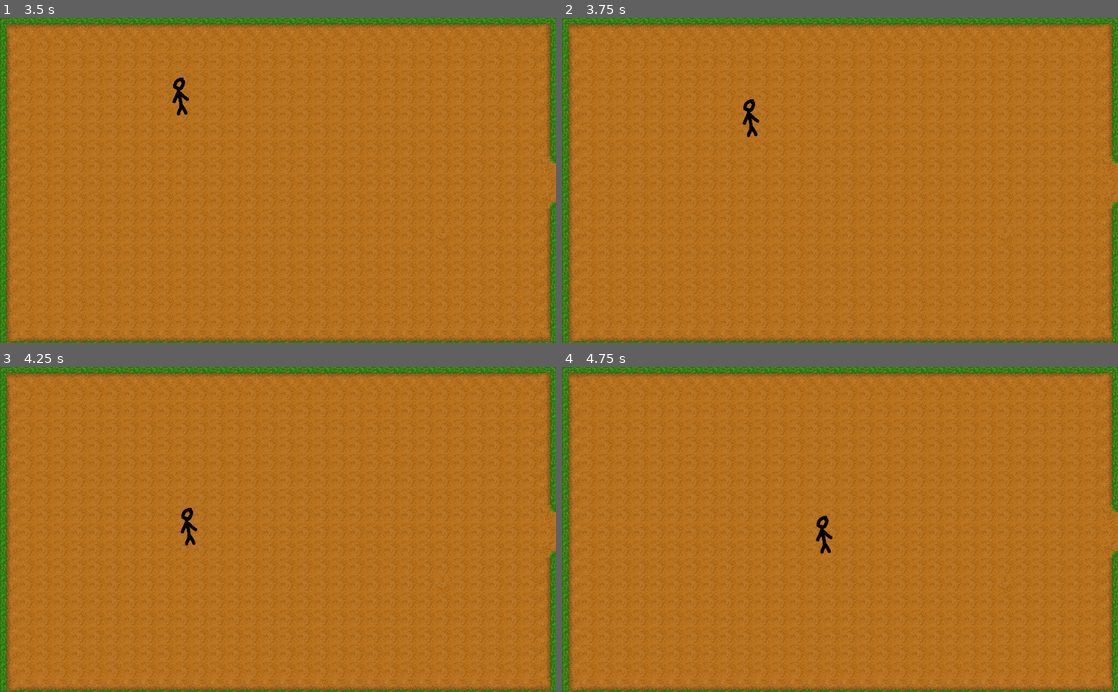
Above: before the commit, frames 1-4 (two rows, left to right).
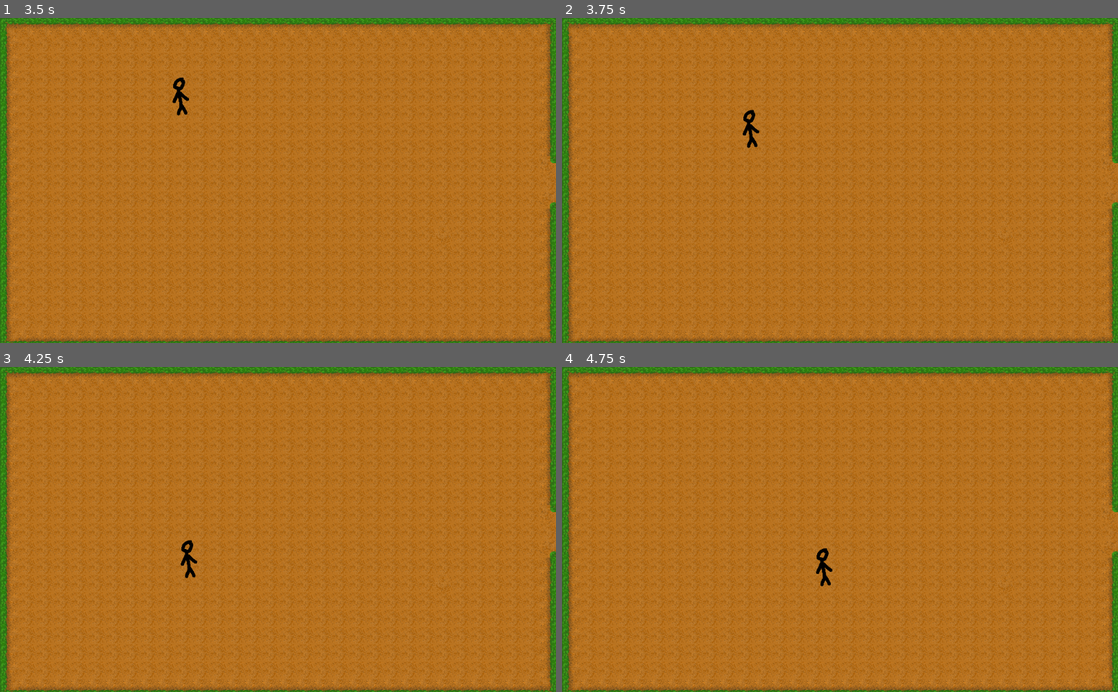
Above: after the commit, the same moments.

Repository: stoodleyc/farm
Game: Godot game, scene res://main menu.tscn
Two runs of this game, one before a commit and one after it. Both use one fixed random seed, a clock stepped at 60 frames per second and the inputs below. The project has no main scene, so this scene is started directly.
Inputs:
- Up to frame 1 (3.5 s): click "new game" at 0.5 s; click "1" at 1.25 s; click "done" at 2 s; tap Enter (ui_accept) at 2.75 s; hold D (move right) from 2.78 s (still down); hold Enter (ui_accept) from 2.78 s (still down)
- Up to frame 2 (3.75 s): release D (move right) at 3.53 s; release Enter (ui_accept) at 3.53 s; hold S (move down) from 3.53 s (still down); tap Enter (ui_accept) at 3.6 s
- Up to frame 3 (4.25 s): keep holding S (move down); tap Enter (ui_accept) at 3.77, 4.07 s
- Up to frame 4 (4.75 s): release S (move down) at 4.28 s; hold D (move right) from 4.28 s (still down); hold Enter (ui_accept) from 4.28 s (still down)

Frame 1 is identical in both runs. In frame 2, 0.2% of the frame differs, in the area x 32-36%, y 24-40%; in frame 3, 0.3%, in the area x 32-36%, y 43-65%; in frame 4, 0.3%.
Error before the commit: Invalid set index 'visible' (on base: 'null instance') with value of type 'bool'. (res://player.gd:50)

Commit message:
comments

Diff:
--- a/Quit.gd
+++ b/Quit.gd
@@ -1,21 +1,21 @@
 extends PopupPanel
 
 
-
+#closes popup when escape pressed
 func _process(_delta):
 	if Input.is_action_just_released("pause"):
 		visible = false
 
-
+#opens confirmation popup when quit without saving button pressed
 func _on_quit_without_saving_pressed():
 	visible = true
 
-
+#unpauses game and changes scene to main menu when comfirmation button pressed
 func _on_quit_pressed():
 	get_tree().paused = false
 	get_tree().change_scene("res://main menu.tscn");
 
 
-
+#
 func _on_dont_quit_pressed():
 	visible = false
--- a/continue.gd
+++ b/continue.gd
@@ -1,11 +1,14 @@
 extends PopupPanel
-
+#the variables shortened are just here to make the code more readable
 onready var data = SaveFiles.game_data
-
+#list of valid current variables
 var currentlist = ["user://save_1.save","user://save_2.save","user://save_3.save","user://save_4.save","user://save_5.save"]
 
 
-
+#checks if the current variable is in the list of valid currents if so
+#it loads game_data and checks which scene it needs to load then loads it.
+#if it isn't inthe list it pauses and opens a popup telling the user the load
+#failed
 func _on_continue_pressed():
 	if SaveFiles.current in currentlist:
 		SaveFiles.load_data()
--- a/farm.gd
+++ b/farm.gd
@@ -1,6 +1,6 @@
 extends Node2D
 
-#the variables shorten are just here to make the code more readable
+#the variables shortened are just here to make the code more readable
 onready var player = $player
 
 onready var data = SaveFiles.game_data
--- a/game start.gd
+++ b/game start.gd
@@ -1,9 +1,14 @@
 extends Control
 
-var bad_names = ["slot 1","slot 2","slot 3","slot 4","slot 5"]
+#the variables shortened are just here to make the code more readable
 onready var current = SaveFiles.current
 
+#a list of names you can't name your save.
+var bad_names = ["slot 1","slot 2","slot 3","slot 4","slot 5"]
 
+#when the done button is pressed it checks if what your trying to name the save
+#is one of the bad names if it is it opens the bad name error popup if not it
+#saves the current and saves the game dta as default.
 func _on_done_pressed():
 	if $TextEdit.text in bad_names:
 		$"bad name error".visible = true
@@ -17,7 +22,7 @@
 		}
 		SaveFiles.save_data()
 
-
+		#uses the current variable to find where your text should be saved in names
 		if current == "user://save_1.save":
 			SaveFiles.names["1"] = $TextEdit.text
 		elif current == "user://save_2.save":
@@ -29,7 +34,7 @@
 		elif current == "user://save_5.save":
 			SaveFiles.names["5"] = $TextEdit.text
 		SaveFiles.save_names()
-
+		#sets scene to farm
 		get_tree().change_scene("res://farm.tscn");
 
 
--- a/load.gd
+++ b/load.gd
@@ -1,8 +1,11 @@
 extends PopupPanel
-
+#the variables shortened are just here to make the code more readable
 onready var data = SaveFiles.game_data
 onready var names = SaveFiles.names
 
+#when the load game button is pressed it loads the names of the saves from a
+#text document then sets the as the text for each button on the popup. then
+#opens the popup
 func _on_load_game_pressed():
 	SaveFiles.load_names()
 	$"VBoxContainer/save 1".text = names["1"]
@@ -12,14 +15,18 @@
 	$"VBoxContainer/save 5".text = names["5"]
 	visible = true
 
-
+#closes popup when close button is pressed
 func _on_close_pressed():
 	visible = false
-
+#closes empty slot popup when close warning button is pressed
 func _on_close_warning_pressed():
 	$"empty slot".visible = false
 
-
+#all of these check if the name for the save they are trying to load is the
+#default name it is the default name then there is no save for the slot so
+#it opens the empty slot popup. if it isn't then it sets the current variable
+#the relevant location and saves it to a text document the it loads the
+#game data checks which scene it's supposed to load and loads it.
 func _on_save_1_pressed():
 	if $"VBoxContainer/save 1".text == "slot 1":
 		$"empty slot".visible = true
--- a/load.tscn
+++ b/load.tscn
@@ -3,7 +3,6 @@
 [ext_resource path="res://load.gd" type="Script" id=1]
 
 [node name="load" type="PopupPanel"]
-visible = true
 anchor_left = 0.5
 anchor_top = 0.5
 anchor_right = 0.5
@@ -19,13 +18,13 @@
 anchor_top = 0.5
 anchor_right = 0.5
 anchor_bottom = 0.5
-margin_left = -84.0
+margin_left = -82.0
 margin_top = -99.0
-margin_right = 84.0
+margin_right = 82.0
 margin_bottom = 99.0
 
 [node name="HBoxContainer" type="HBoxContainer" parent="VBoxContainer"]
-margin_right = 168.0
+margin_right = 164.0
 margin_bottom = 20.0
 
 [node name="load" type="Label" parent="VBoxContainer/HBoxContainer"]
@@ -49,31 +48,31 @@
 
 [node name="save 1" type="Button" parent="VBoxContainer"]
 margin_top = 24.0
-margin_right = 168.0
+margin_right = 164.0
 margin_bottom = 44.0
 text = "1"
 
 [node name="save 2" type="Button" parent="VBoxContainer"]
 margin_top = 48.0
-margin_right = 168.0
+margin_right = 164.0
 margin_bottom = 68.0
 text = "2"
 
 [node name="save 3" type="Button" parent="VBoxContainer"]
 margin_top = 72.0
-margin_right = 168.0
+margin_right = 164.0
 margin_bottom = 92.0
 text = "3"
 
 [node name="save 4" type="Button" parent="VBoxContainer"]
 margin_top = 96.0
-margin_right = 168.0
+margin_right = 164.0
 margin_bottom = 116.0
 text = "4"
 
 [node name="save 5" type="Button" parent="VBoxContainer"]
 margin_top = 120.0
-margin_right = 168.0
+margin_right = 164.0
 margin_bottom = 140.0
 text = "5"
 
@@ -83,26 +82,26 @@
 anchor_top = 0.5
 anchor_right = 0.5
 anchor_bottom = 0.5
-margin_left = -84.0
+margin_left = -82.0
 margin_top = -99.0
-margin_right = 84.0
+margin_right = 82.0
 margin_bottom = 99.0
 
 [node name="VBoxContainer" type="VBoxContainer" parent="empty slot"]
 margin_left = 4.0
 margin_top = 4.0
-margin_right = 164.0
+margin_right = 160.0
 margin_bottom = 194.0
 
 [node name="error" type="Label" parent="empty slot/VBoxContainer"]
 modulate = Color( 1, 0.890196, 0, 1 )
-margin_right = 160.0
+margin_right = 156.0
 margin_bottom = 14.0
 text = "       error empty slot"
 
 [node name="explanation" type="Label" parent="empty slot/VBoxContainer"]
 margin_top = 18.0
-margin_right = 160.0
+margin_right = 156.0
 margin_bottom = 66.0
 text = "   the save you selected
  was tagged as an empty
@@ -110,7 +109,7 @@
 
 [node name="close warning" type="Button" parent="empty slot/VBoxContainer"]
 margin_top = 70.0
-margin_right = 160.0
+margin_right = 156.0
 margin_bottom = 90.0
 text = "close"
 
--- a/main menu.gd
+++ b/main menu.gd
@@ -2,6 +2,6 @@
 
 
 
-
+#closes program when quit is pressed
 func _on_quit_pressed():
 	get_tree().quit()
--- a/new game.gd
+++ b/new game.gd
@@ -1,17 +1,18 @@
 extends PopupPanel
 
-
+#opens popup when new game button is pressed
 func _on_new_game_pressed():
 	visible = true
 
-
+#closes popup when close button is pressed
 func _on_close_pressed():
 	visible = false
 
 
 
 
-
+#all of the set the current variable to the relevant location then change the
+#scene to game start
 func _on_save_1_pressed():
 	SaveFiles.current = "user://save_1.save"
 	get_tree().change_scene("res://game start.tscn")
--- a/options.gd
+++ b/options.gd
@@ -2,22 +2,23 @@
 
 
 
-#open and close menu
+#opens menu when options pressed
 func _on_options_pressed():
 	visible = true
 
+#closes menu when back pressed
 func _on_back_pressed():
 	visible = false
 
 
-#fullscreen option
+#when the fullscreen button is pressed fullscreen gets toggled
 func _on_fullscreen_toggled(on):
 	if on:
 		OS.window_fullscreen = true
 	else:
 			OS.window_fullscreen = false
 
-
+#close pop up when escape pressed
 func _process(delta):
 	if Input.is_action_just_released("pause"):
 		visible = false
--- a/pause.gd
+++ b/pause.gd
@@ -1,8 +1,10 @@
 extends PopupPanel
-
+#the variables shortened are just here to make the code more readable
 onready var data = SaveFiles.game_data
 
-
+#constantly check for escape being pressed. when detected if the pause menu is
+#open it closes and unpauses if it isn't the menu is opened and the game is
+#paused
 func _process(delta):
 	if Input.is_action_just_released("pause"):
 		if visible == true:
@@ -12,14 +14,18 @@
 			visible = true
 			get_tree().paused = true
 
-
+#when the resume button is pressed the pause menu is closed and the game is
+#unpaused
 func _on_resume_pressed():
 	visible = false
+	get_tree().paused = false
 
 
 
 
-
+#when the load button is pressed  it runs the load data function and sets the
+#enter variable to 0 so the game thinks he is coming from a menu. then it
+#unpauses the game and loads the  last saved area.
 func _on_load_pressed():
 	SaveFiles.load_data()
 	SaveFiles.enter = "0"
--- a/player.gd
+++ b/player.gd
@@ -9,14 +9,18 @@
 
 
 
-
+#when the save button is pressed it sets the game_data variables to the
+#current variables the runs the save function
 func _on_save_pressed():
 	SaveFiles.game_data.area = area
 	SaveFiles.game_data.playerx = self.position.x
 	SaveFiles.game_data.playery = self.position.y
 	SaveFiles.save_data()
 
+#when the save and quit button is pressed it does the same thing as the save
+#button but unpauses the game and changes scene to main menu after
 func _on_save_and_quit_pressed():
+	SaveFiles.game_data.area = area
 	SaveFiles.game_data.playerx = self.position.x
 	SaveFiles.game_data.playery = self.position.y
 	SaveFiles.save_data()
@@ -25,10 +29,12 @@
 
 
 
-
+#code repetedly runs
 func _physics_process(delta):
 
-	#vertical movement
+	#When the move up keys are pressed it sets the y velocity to -walk which is
+	#-5. when the move down keys are pressed it sets the y velocity to walk
+	#which is 5. if neither are pressed  it sets the y velocity to 0
 	if Input.is_action_pressed("move up"):
 		velocity.y = -walk
 	elif Input.is_action_pressed("move down"):
@@ -37,7 +43,9 @@
 		velocity.y = 0
 
 
-	#horisontal movement
+	#When the move left keys are pressed it sets the x velocity to -walk which
+	#is -5. when the move right keys are pressed it sets the x velocity to walk
+	#which is 5. if neither are pressed  it sets the x velocity to 0
 	if Input.is_action_pressed("move left"):
 		velocity.x = -walk
 	elif Input.is_action_pressed("move right"):
@@ -45,16 +53,5 @@
 	else:
 		velocity.x = 0
 
-	#talk
-		if Input.is_action_pressed("ui_accept"):
-			$talk.visible = true
-			var t = Timer.new()
-			t.set_wait_time(2)
-			t.set_one_shot(true)
-			self.add_child(t)
-			t.start()
-			yield(t, "timeout")
-			$talk.visible = false
-
 
 	move_and_collide(velocity)
--- a/save files.gd
+++ b/save files.gd
@@ -1,12 +1,14 @@
 extends Node
 
-var current = "0"
 
 var enter
 
 #where these thing will be saved
 const nameplace = "user://names.save"
 const save_continue = "user://continue.save"
+#this is kept blank by default
+var current = "0"
+
 
 #this will store various data within the game
 var game_data = {
@@ -29,7 +31,8 @@
 	file.store_var(game_data)
 	file.close()
 
-#loads game_data
+#loads game_data if it can't find it then it creates a text document with
+#the default variables
 func load_data():
 	var file = File.new()
 	if not file.file_exists(current):
@@ -67,13 +70,14 @@
 	file.close()
 
 
-#for load names
+#Saves the names variable in a text document
 func save_names():
 	var file = File.new()
 	file.open(nameplace,File.WRITE)
 	file.store_var(names)
 	file.close()
-
+#this loads the 'names' varaible from it's text document if there
+#is no text document it creates a new one
 func load_names():
 	var file = File.new()
 	if not file.file_exists(nameplace):
--- a/shops.gd
+++ b/shops.gd
@@ -21,6 +21,6 @@
 
 
 
-
+#changes scene to farm when area entered
 func _on_farmenter_body_entered(body):
 	get_tree().change_scene("res://farm.tscn")
